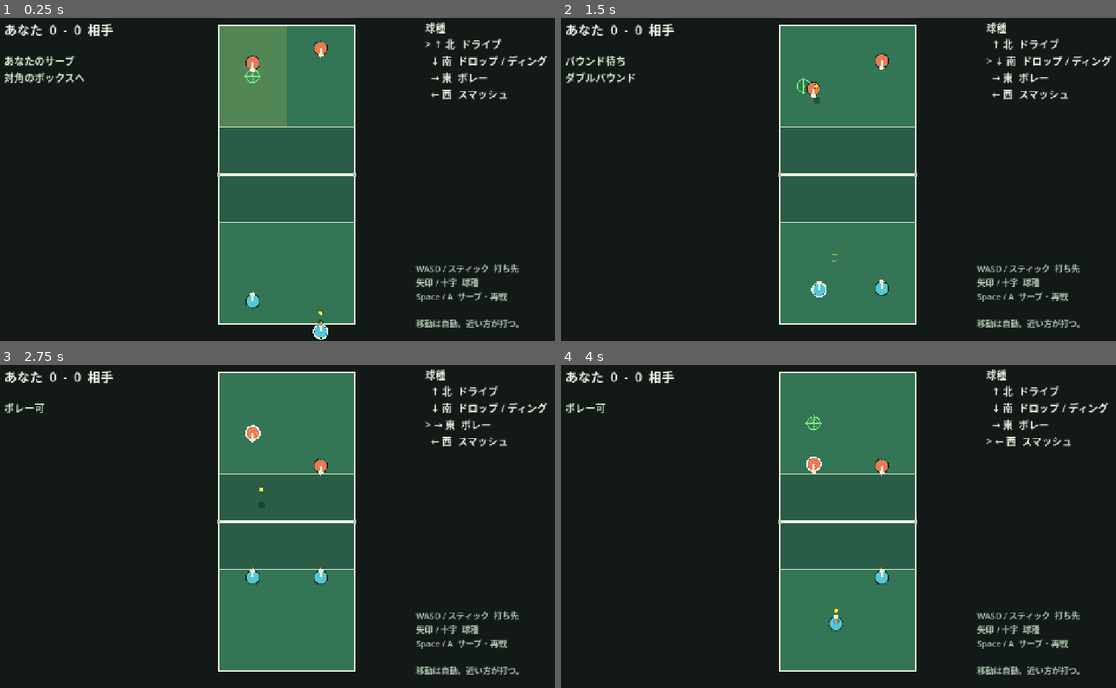
Above: before the commit, frames 1-4 (two rows, left to right).
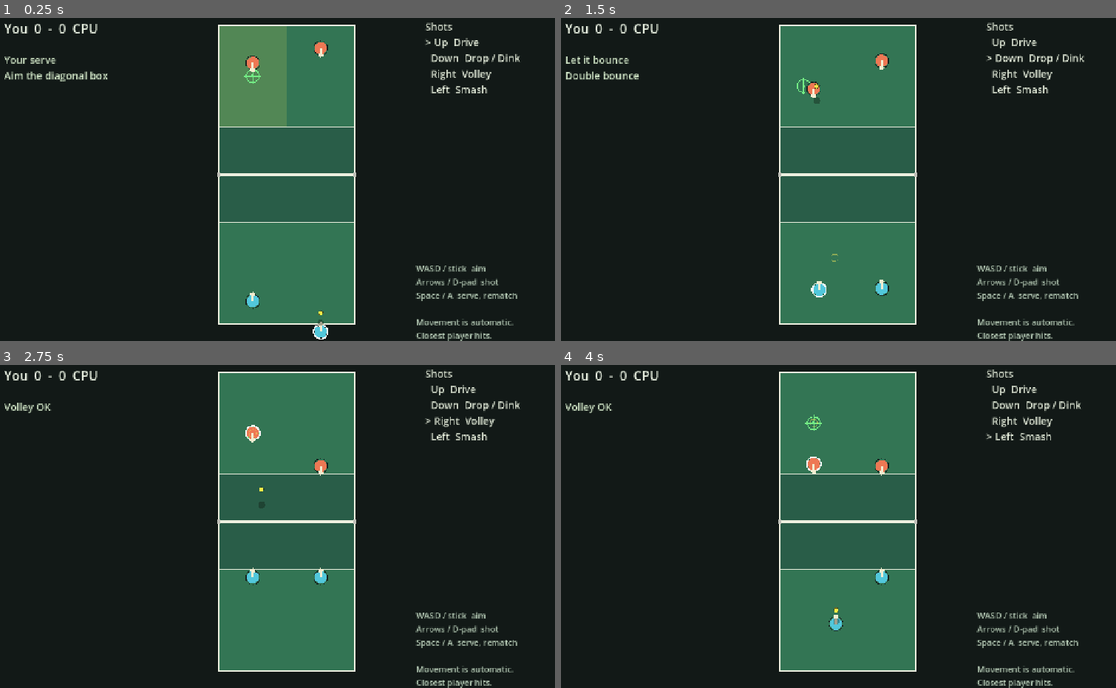
Above: after the commit, the same moments.

Repository: naninunenoy/gd-pickleball
Game: Godot game, scene res://scenes/main.tscn
Same seed, same stepped clock (60 frames per second), same inputs: the game is played once before the commit and once after it.
Inputs (mouse positions are in pixels of both pictures, inside the frame that each line leads up to):
- Up to frame 1 (0.25 s): no input
- Up to frame 2 (1.5 s): tap Enter at 0.5 s; move the mouse to (977, 156) at 0.52 s; hold Right (shot_east) 0.53-1.28 s; tap S (aim_down) at 0.6 s; click (977, 156) at 0.67 s; tap Space (confirm) at 1.25 s; move the mouse to (727, 192) at 1.27 s; hold Down (shot_south) from 1.28 s (still down); tap A (aim_left) at 1.35 s
- Up to frame 3 (2.75 s): move the mouse to (344, 448) at 2.02 s; release Down (shot_south) at 2.03 s; hold Right (shot_east) from 2.03 s (still down); tap D (aim_right) at 2.1 s
- Up to frame 4 (4 s): move the mouse to (816, 587) at 2.77 s; release Right (shot_east) at 2.78 s; hold Up (shot_north) 2.78-3.53 s; tap W (aim_up) at 2.85 s; click (816, 587) at 2.92 s; move the mouse to (1027, 571) at 3.52 s; hold Left (shot_west) from 3.53 s (still down); tap Space (confirm) at 3.6 s

The runs differ from the first frame. In frame 1, 3.3% of the frame differs, in the area x 0-99%, y 1-100%; in frame 2, 3.2%; in frame 3, 2.9%; in frame 4, 2.9%.

Commit message:
Switch in-game text and docs to English.
Godot's default font cannot render Japanese, so UI, rules, and implementation notes are English-only.

Co-authored-by: Nakano Yosuke <naninunenoy@users.noreply.github.com>

Diff:
--- a/scenes/main.tscn
+++ b/scenes/main.tscn
@@ -32,7 +32,7 @@
 offset_bottom = 88.0
 theme_override_colors/font_color = Color(0.93, 0.96, 0.9, 1)
 theme_override_font_sizes/font_size = 28
-text = "あなた  0  -  0  相手"
+text = "You  0  -  0  CPU"
 
 [node name="Status" type="Label" parent="UI"]
 offset_left = 28.0
@@ -41,7 +41,7 @@
 offset_bottom = 180.0
 theme_override_colors/font_color = Color(0.82, 0.9, 0.78, 1)
 theme_override_font_sizes/font_size = 22
-text = "サーブ"
+text = "Serve"
 
 [node name="Reason" type="Label" parent="UI"]
 offset_left = 28.0
@@ -62,7 +62,7 @@
 offset_bottom = 220.0
 theme_override_colors/font_color = Color(0.9, 0.93, 0.86, 1)
 theme_override_font_sizes/font_size = 22
-text = "球種"
+text = "Shots"
 
 [node name="Help" type="Label" parent="UI"]
 anchors_preset = 3
@@ -76,4 +76,4 @@
 offset_bottom = -24.0
 theme_override_colors/font_color = Color(0.7, 0.78, 0.7, 1)
 theme_override_font_sizes/font_size = 18
-text = "操作"
+text = "Controls"
--- a/scripts/main.gd
+++ b/scripts/main.gd
@@ -40,11 +40,12 @@
 	court_view.map = map
 	_spawn_world()
 	help_label.text = "\n".join([
-		"WASD / スティック  打ち先",
-		"矢印 / 十字  球種",
-		"Space / A  サーブ・再戦",
+		"WASD / stick  aim",
+		"Arrows / D-pad  shot",
+		"Space / A  serve, rematch",
 		"",
-		"移動は自動。近い方が打つ。",
+		"Movement is automatic.",
+		"Closest player hits.",
 	])
 	_start_match()
 
@@ -222,13 +223,13 @@
 	_move_live_athletes(delta)
 	ball.advance(delta)
 	if ball.just_net:
-		_end_point(not last_hitter_human, "ネット")
+		_end_point(not last_hitter_human, "Net")
 		return
 	if ball.just_first_bounce:
 		if not _bounce_is_legal(ball.ground_pos):
 			return
 	if ball.just_second_bounce:
-		_end_point(last_hitter_human, "ツーバウンド")
+		_end_point(last_hitter_human, "Double bounce")
 		return
 	_try_contact()
 
@@ -236,11 +237,11 @@
 func _bounce_is_legal(pos: Vector2) -> bool:
 	if hits_completed == 1:
 		if not MatchRules.inclusive_in_rect(pos, _serve_box()):
-			_end_point(not last_hitter_human, "サービスフォルト")
+			_end_point(not last_hitter_human, "Service fault")
 			return false
 		return true
 	if not MatchRules.is_in_court(pos):
-		_end_point(not last_hitter_human, "アウト")
+		_end_point(not last_hitter_human, "Out")
 		return false
 	return true
 
@@ -300,7 +301,7 @@
 		var want_volley := defending_human and armed == ShotCatalog.Id.VOLLEY and MatchRules.volley_legal(hits_completed)
 		if want_volley and hitter.can_reach(ball.ground_pos):
 			if hitter.in_nvz():
-				_end_point(not defending_human, "キッチンボレー")
+				_end_point(not defending_human, "Kitchen volley")
 				return
 			_human_or_ai_hit(hitter, true)
 		return
@@ -325,7 +326,7 @@
 func _execute_hit(hitter: Athlete, shot: int, target: Vector2, _in_air: bool) -> void:
 	if not MatchRules.crosses_net(hitter.court_pos, target):
 		last_hitter_human = hitter.is_human()
-		_end_point(not hitter.is_human(), "ネット")
+		_end_point(not hitter.is_human(), "Net")
 		return
 	var start_h := ShotCatalog.start_height(shot, ball.height)
 	ball.launch(hitter.court_pos, start_h, target, shot)
@@ -382,31 +383,31 @@
 
 
 func _update_ui() -> void:
-	score_label.text = "あなた  %d  -  %d  相手" % [human_score, cpu_score]
+	score_label.text = "You  %d  -  %d  CPU" % [human_score, cpu_score]
 	reason_label.text = point_reason
 	if phase == Phase.MATCH_END:
-		var winner := "あなたの勝ち" if human_score > cpu_score else "相手の勝ち"
-		status_label.text = "試合終了  %s\nSpace で再戦" % winner
+		var winner := "You win" if human_score > cpu_score else "CPU wins"
+		status_label.text = "Match over  %s\nSpace to rematch" % winner
 	elif phase == Phase.SERVE_AIM:
-		var who := "あなたのサーブ" if human_serving else "相手のサーブ"
-		status_label.text = "%s\n対角のボックスへ" % who
+		var who := "Your serve" if human_serving else "CPU serve"
+		status_label.text = "%s\nAim the diagonal box" % who
 	elif phase == Phase.POINT_END:
-		var who := "あなた" if human_serving else "相手"
-		status_label.text = "%s\n次は%sのサーブ" % [point_reason, who]
+		var who := "you" if human_serving else "CPU"
+		status_label.text = "%s\nNext serve: %s" % [point_reason, who]
 	elif not MatchRules.volley_legal(hits_completed):
-		status_label.text = "バウンド待ち\nダブルバウンド"
+		status_label.text = "Let it bounce\nDouble bounce"
 	else:
 		var def_human := not last_hitter_human
 		var hitter := _pick_hitter(def_human, _contact_point(def_human))
 		if def_human and hitter.in_nvz():
-			status_label.text = "NVZ\nボレー禁止"
+			status_label.text = "NVZ\nNo volley"
 		else:
-			status_label.text = "ボレー可"
-	var lines: PackedStringArray = ["球種"]
-	lines.append(_shot_row(ShotCatalog.Id.DRIVE, "↑ 北", "ドライブ"))
-	lines.append(_shot_row(ShotCatalog.Id.DROP, "↓ 南", "ドロップ / ディング"))
-	lines.append(_shot_row(ShotCatalog.Id.VOLLEY, "→ 東", "ボレー"))
-	lines.append(_shot_row(ShotCatalog.Id.SMASH, "← 西", "スマッシュ"))
+			status_label.text = "Volley OK"
+	var lines: PackedStringArray = ["Shots"]
+	lines.append(_shot_row(ShotCatalog.Id.DRIVE, "Up", "Drive"))
+	lines.append(_shot_row(ShotCatalog.Id.DROP, "Down", "Drop / Dink"))
+	lines.append(_shot_row(ShotCatalog.Id.VOLLEY, "Right", "Volley"))
+	lines.append(_shot_row(ShotCatalog.Id.SMASH, "Left", "Smash"))
 	shots_label.text = "\n".join(lines)
 
 
--- a/scripts/shot_catalog.gd
+++ b/scripts/shot_catalog.gd
@@ -10,13 +10,13 @@
 static func label(id: int, hitter_in_front: bool = false) -> String:
 	match id:
 		Id.DROP:
-			return "ディング" if hitter_in_front else "ドロップ"
+			return "Dink" if hitter_in_front else "Drop"
 		Id.VOLLEY:
-			return "ボレー"
+			return "Volley"
 		Id.SMASH:
-			return "スマッシュ"
+			return "Smash"
 		_:
-			return "ドライブ"
+			return "Drive"
 
 
 static func flight_time(id: int) -> float:
Not shown, changed: README.md
Not shown, changed: docs/implementation.md
Not shown, changed: docs/rules.md
